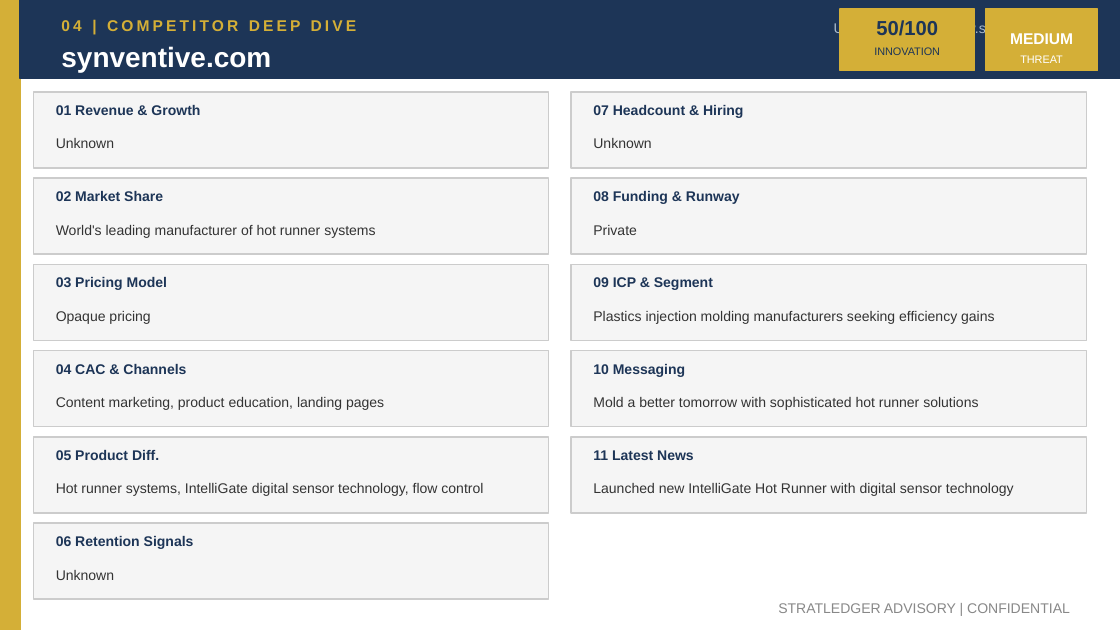
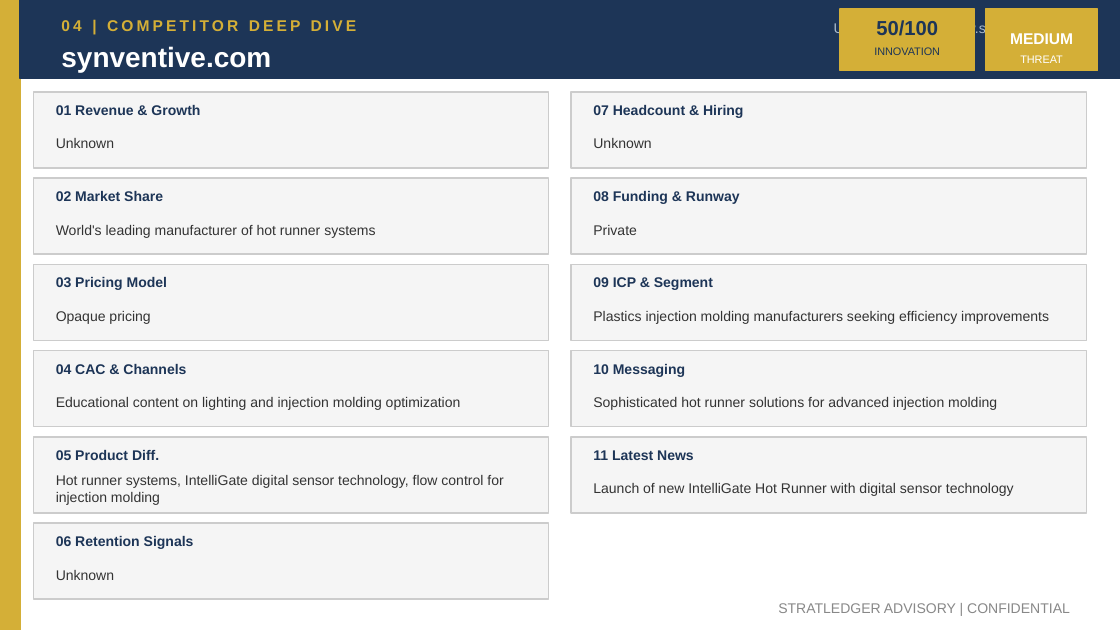
Before and after one commit to apexmakeshop-dot/droplet-commands, a slide deck: slide 8 of mesh_bioplastics_CI_Report.pptx. Drawn at 1120x630 pixels with LibreOffice and Linux fonts; fonts in the diff are those of the drawing. Boxes give left, top, right and bottom in pixels: in the first picture for what was removed or moved away, otherwise in the second. Text is boxed around its words. In the diff, an @@ line names an element or a change of style, - is before the commit and + after.

```diff
--- a/mesh_bioplastics_CI_Report.pptx
+++ b/mesh_bioplastics_CI_Report.pptx
@@ text at bbox=[593, 311, 1049, 324]: text changed @@
-Plastics injection molding manufacturers seeking efficiency gains
+Plastics injection molding manufacturers seeking efficiency improvements
@@ text at bbox=[56, 397, 461, 410]: text changed @@
-Content marketing, product education, landing pages
+Educational content on lighting and injection molding optimization
@@ text at bbox=[593, 397, 997, 410]: text changed @@
-Mold a better tomorrow with sophisticated hot runner solutions
+Sophisticated hot runner solutions for advanced injection molding
@@ text at bbox=[56, 475, 503, 505]: text changed @@
-Hot runner systems, IntelliGate digital sensor technology, flow control
+Hot runner systems, IntelliGate digital sensor technology, flow control for injection molding
@@ text at bbox=[593, 483, 1014, 496]: text changed @@
-Launched new IntelliGate Hot Runner with digital sensor technology
+Launch of new IntelliGate Hot Runner with digital sensor technology
```
Also in this commit, not shown: 4 other slides changed.
